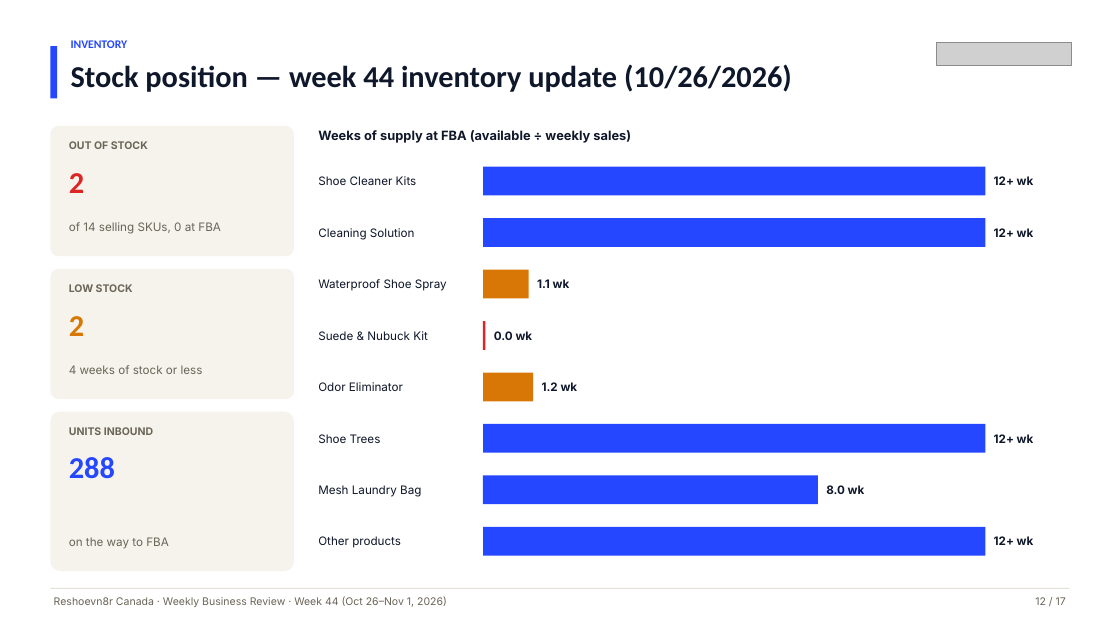
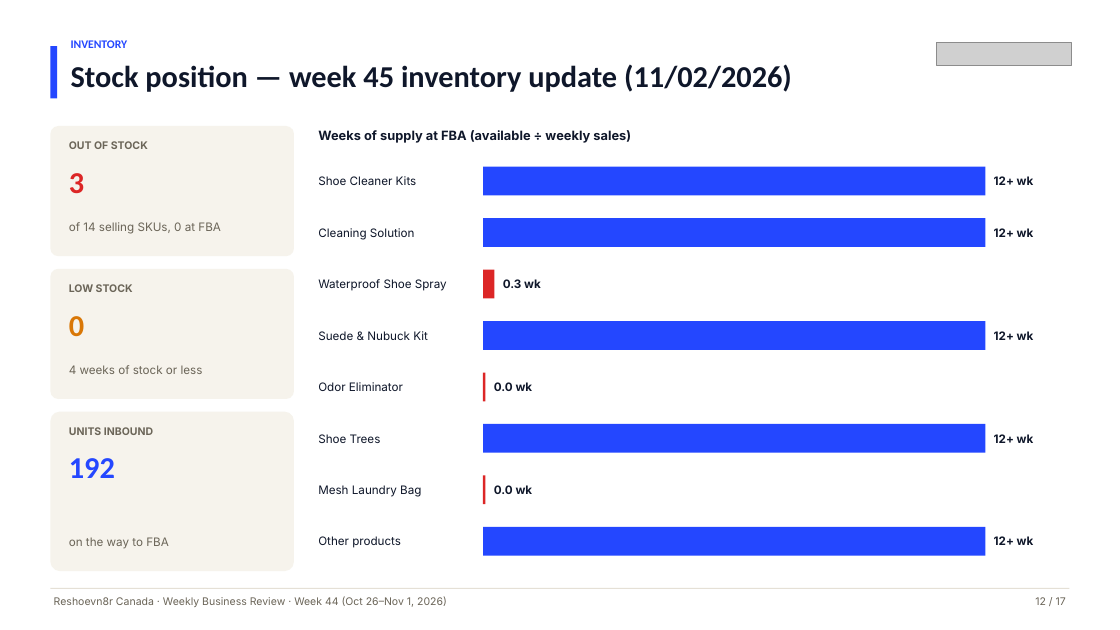
Before and after one commit to RONFSG/flagship-growth-reports, a slide deck: slide 12 of reshoevn8r-canada/deck/2026-11-01/Reshoevn8r-Canada-Weekly-Business-Review-Week-44-2026-11-01.pptx. Drawn at 1120x630 pixels with LibreOffice and Linux fonts; fonts in the diff are those of the drawing; grey boxes stand for pictures. Boxes give left, top, right and bottom in pixels: in the first picture for what was removed or moved away, otherwise in the second. Text is boxed around its words. In the diff, an @@ line names an element or a change of style, - is before the commit and + after.

```diff
--- a/reshoevn8r-canada/deck/2026-11-01/Reshoevn8r-Canada-Weekly-Business-Review-Week-44-2026-11-01.pptx
+++ b/reshoevn8r-canada/deck/2026-11-01/Reshoevn8r-Canada-Weekly-Business-Review-Week-44-2026-11-01.pptx
@@ text at box(71, 64, 792, 92): text changed @@
-Stock position — week 44 inventory update (10/26/2026)
+Stock position — week 45 inventory update (11/02/2026)
@@ text at box(69, 173, 84, 193): text changed @@
-2
+3
@@ rectangle: place and size @@
-rectangle at box(483, 270, 528, 298)
+rectangle at box(483, 270, 495, 298)
@@ rectangle at box(483, 270, 495, 298): fill #D97706 to #DC2626 @@
@@ text at box(503, 279, 541, 288): text changed @@
-1.1 wk
+0.3 wk
@@ text at box(69, 316, 84, 337): text changed @@
-2
+0
@@ rectangle removed at box(483, 321, 486, 350) @@
@@ rectangle added at box(483, 321, 986, 350), fill #2447FF @@
@@ text added at box(994, 331, 1034, 340), 10 pt, text #0F172A, bold @@
+12+ wk
@@ rectangle at box(483, 372, 486, 401): fill #D97706 to #DC2626 @@
@@ rectangle: place and size @@
-rectangle at box(483, 372, 534, 401)
+rectangle at box(483, 372, 486, 401)
@@ text "0.0 wk": place and size @@
-text "0.0 wk" at box(494, 331, 533, 340)
+text "0.0 wk" at box(494, 382, 533, 391)
@@ text removed at box(542, 382, 578, 391) @@
-1.2 wk
@@ text at box(69, 458, 115, 478): text changed @@
-288
+192
@@ rectangle: place and size @@
-rectangle at box(483, 476, 818, 504)
+rectangle at box(483, 476, 486, 504)
@@ rectangle at box(483, 476, 486, 504): fill #2447FF to #DC2626 @@
@@ text at box(494, 485, 533, 494): text changed @@
-8.0 wk
+0.0 wk
```
Also in this commit, not shown: 6 other files.
